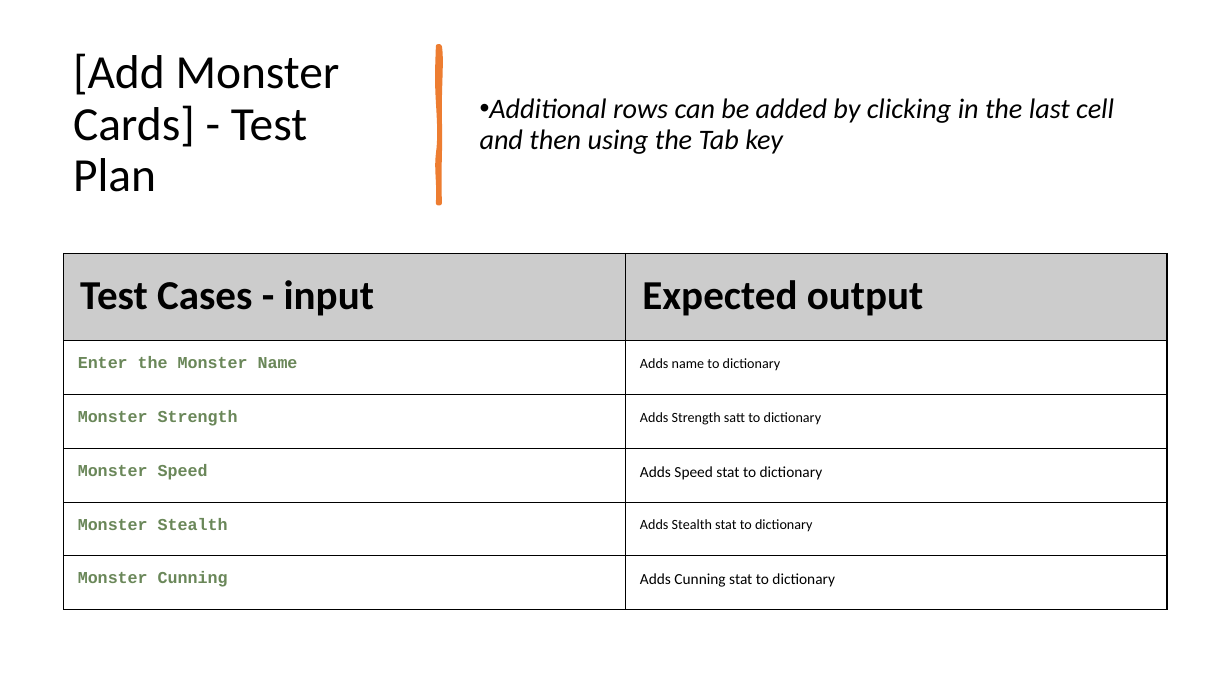
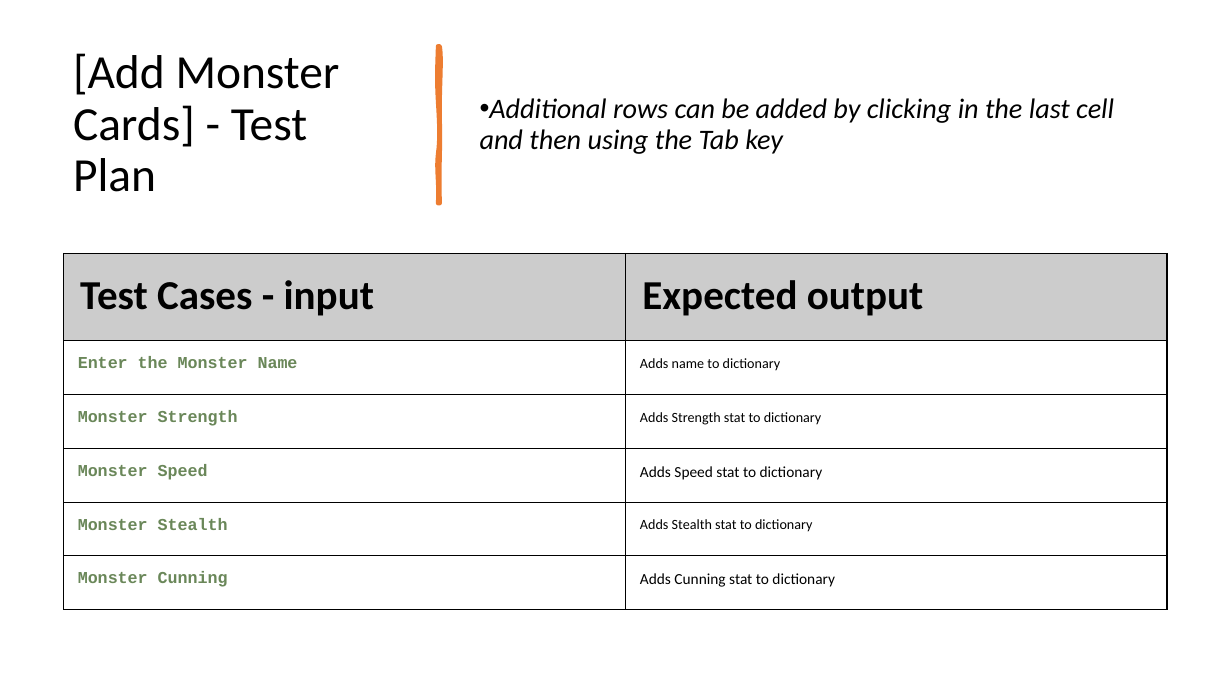
Before and after one commit to peter123321123321/Monster-Cards-Internal, a slide deck: slide 11 of 2.7 and 2.8 Documentation Template.pptx. Drawn at 1232x693 pixels with LibreOffice and Linux fonts; fonts in the diff are those of the drawing. Boxes give left, top, right and bottom in pixels: in the first picture for what was removed or moved away, otherwise in the second. Text is boxed around its words. In the diff, an @@ line names an element or a change of style, - is before the commit and + after.

```diff
--- a/2.7 and 2.8 Documentation Template.pptx
+++ b/2.7 and 2.8 Documentation Template.pptx
@@ table at (64,253,1167,610) @@
-row 3, column 2: Adds Strength satt to dictionary
+row 3, column 2: Adds Strength stat to dictionary
```
Also in this commit, not shown: 2 other slides changed, 3 other files.
